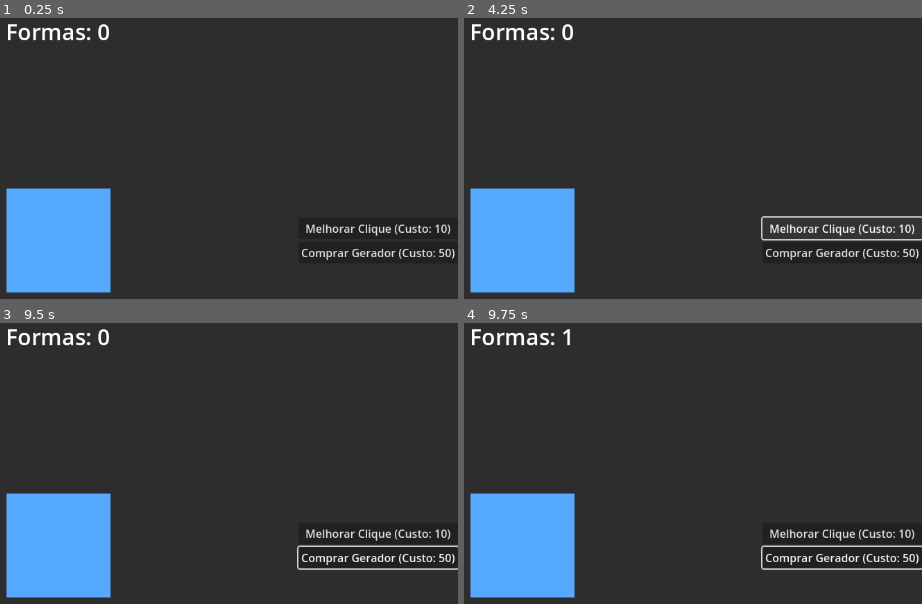
Above: before the commit, frames 1-4 (two rows, left to right).
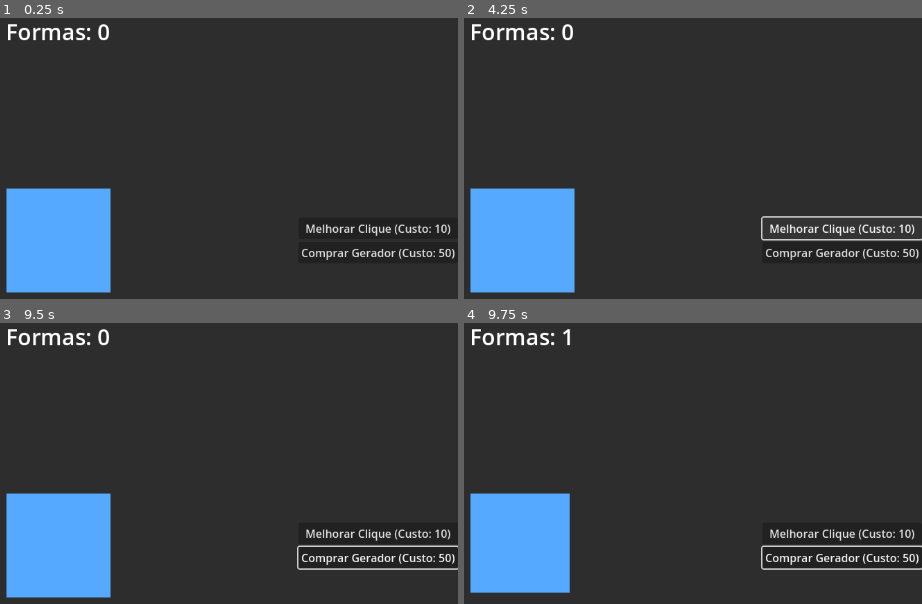
Above: after the commit, the same moments.

Repository: barrigaverd/Repositorio-do-jogo-feito-no-livro---Fabrica-de-Formas-Idle
Game: Godot game, scene res://mundo.tscn
The game is run twice, just before and just after one commit, with the same random seed, the same clock (stepped at 60 frames per second) and the same inputs.
Inputs (mouse positions are in pixels of both pictures, inside the frame that each line leads up to):
- Up to frame 1 (0.25 s): no input
- Up to frame 2 (4.25 s): click "Melhorar Clique (Custo: 10)" at 0.5 s; click "Comprar Gerador (Custo: 50)" at 1.25 s; click "Melhorar Clique (Custo: 10)" at 2 s; click "Comprar Gerador (Custo: 50)" at 2.75 s; click "Melhorar Clique (Custo: 10)" at 3.5 s
- Up to frame 3 (9.5 s): click "Comprar Gerador (Custo: 50)" at 4.25 s; tap Enter at 5, 6.5, 8 s; move the mouse to (233, 522) at 5.02 s; click (233, 522) at 5.17 s; tap Space at 5.75, 7.25, 8.75 s; move the mouse to (outside the picture) at 5.77 s; click (outside the picture) at 5.92 s; move the mouse to (137, 446) at 6.52 s; click (137, 446) at 6.67 s; move the mouse to (outside the picture) at 7.27 s; click (outside the picture) at 7.42 s; move the mouse to (outside the picture) at 8.02 s; click (outside the picture) at 8.17 s; move the mouse to (outside the picture) at 8.77 s; click (outside the picture) at 8.92 s
- Up to frame 4 (9.75 s): move the mouse to (560, 544) at 9.52 s; click (560, 544) at 9.67 s

Frames 1-3 are identical in both runs. In frame 4, 1.0% of the frame differs, in the area x 1-25%, y 60-98%.

Commit message:
Feito Capitulo 9 indo para o 10

Diff:
--- a/mundo.gd
+++ b/mundo.gd
@@ -3,6 +3,7 @@
 @onready var exibidor_de_pontos = $Interface/ExibidorDePontos
 @onready var botao_upgrade_clique = $Interface/MenuDeUpgrades/BotaoUpgradeClique
 @onready var botao_comprar_gerador = $Interface/MenuDeUpgrades/BotaoComprarGerador
+@onready var animador_do_gerador = $GeradorPrincipal/AnimationPlayer
 
 # --- Variáveis do Jogo ---
 # Armazena a quantidade total de "formas" que o jogador possui.
@@ -30,13 +31,14 @@
 	atualizar_interface()
 
 func _on_gerador_principal_gui_input(evento):
-	# Primeiro, verificamos se o evento foi de um botão do mouse,
-	# se foi o botão esquerdo, e se ele acabou de ser pressionado.
 	if evento is InputEventMouseButton and evento.button_index == MOUSE_BUTTON_LEFT and evento.is_pressed():
-		# Se todas as condições forem verdadeiras, executamos a lógica do jogo!
+		# Dispara a animação!
+		animador_do_gerador.play("clique")
+
+		# O resto da lógica continua igual.
 		formas_totais = formas_totais + upgrade_clique.nivel
-		print("Forma gerada! Total agora é:", formas_totais)
-		atualizar_interface() # Adicione esta linha
+		atualizar_interface()
+
 
 # Uma função nossa, criada para manter a interface do usuário atualizada.
 func atualizar_interface():
--- a/mundo.tscn
+++ b/mundo.tscn
@@ -1,6 +1,43 @@
-[gd_scene load_steps=2 format=3 uid="uid://b2s5k312re6da"]
+[gd_scene load_steps=5 format=3 uid="uid://b2s5k312re6da"]
 
 [ext_resource type="Script" uid="uid://3iyfcnvqnwxw" path="res://mundo.gd" id="1_6ba58"]
+
+[sub_resource type="Animation" id="Animation_6ba58"]
+resource_name = "clique"
+length = 0.3
+tracks/0/type = "value"
+tracks/0/imported = false
+tracks/0/enabled = true
+tracks/0/path = NodePath(".:scale")
+tracks/0/interp = 1
+tracks/0/loop_wrap = true
+tracks/0/keys = {
+"times": PackedFloat32Array(0, 0.1001, 0.3),
+"transitions": PackedFloat32Array(1, 1, 1),
+"update": 0,
+"values": [Vector2(1, 1), Vector2(0.9, 0.9), Vector2(1, 1)]
+}
+
+[sub_resource type="Animation" id="Animation_lgngo"]
+length = 0.001
+tracks/0/type = "value"
+tracks/0/imported = false
+tracks/0/enabled = true
+tracks/0/path = NodePath(".:scale")
+tracks/0/interp = 1
+tracks/0/loop_wrap = true
+tracks/0/keys = {
+"times": PackedFloat32Array(0),
+"transitions": PackedFloat32Array(1),
+"update": 0,
+"values": [Vector2(1, 1)]
+}
+
+[sub_resource type="AnimationLibrary" id="AnimationLibrary_fw4w5"]
+_data = {
+&"RESET": SubResource("Animation_lgngo"),
+&"clique": SubResource("Animation_6ba58")
+}
 
 [node name="Mundo" type="Node2D"]
 script = ExtResource("1_6ba58")
@@ -56,6 +93,11 @@
 offset_bottom = 399.0
 color = Color(0.333333, 0.666667, 1, 1)
 
+[node name="AnimationPlayer" type="AnimationPlayer" parent="GeradorPrincipal"]
+libraries = {
+&"": SubResource("AnimationLibrary_fw4w5")
+}
+
 [connection signal="pressed" from="Interface/MenuDeUpgrades/BotaoUpgradeClique" to="." method="_on_botao_upgrade_clique_pressed"]
 [connection signal="pressed" from="Interface/MenuDeUpgrades/BotaoComprarGerador" to="." method="_on_botao_comprar_gerador_pressed"]
 [connection signal="gui_input" from="GeradorPrincipal" to="." method="_on_gerador_principal_gui_input"]
